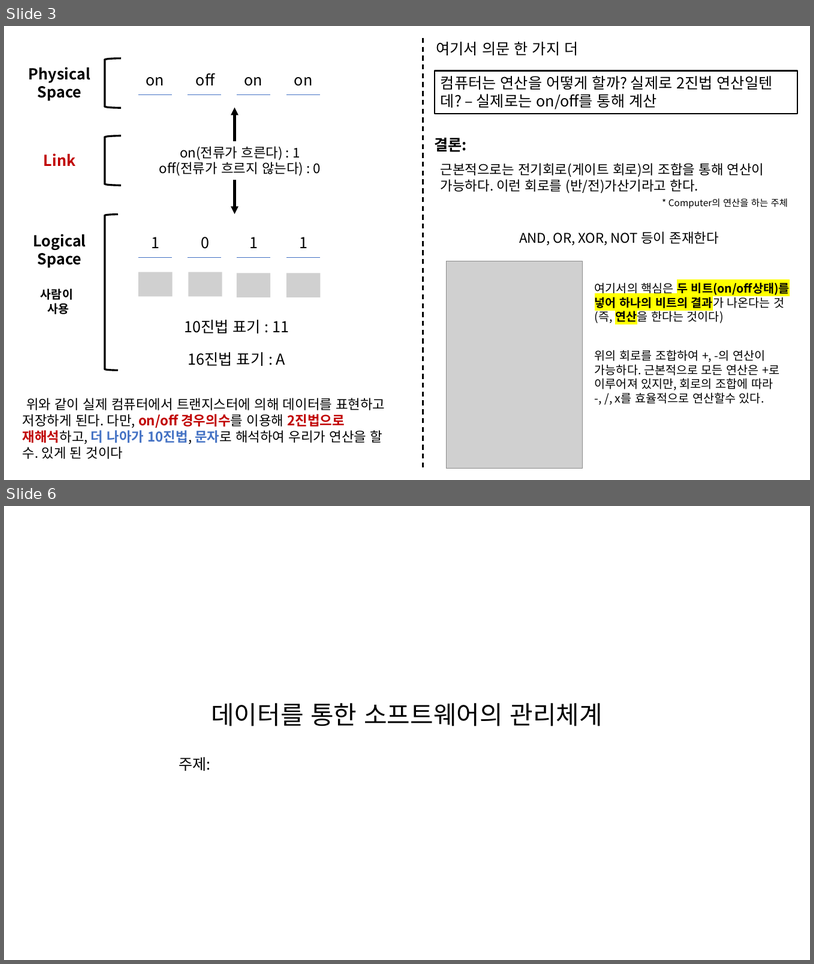
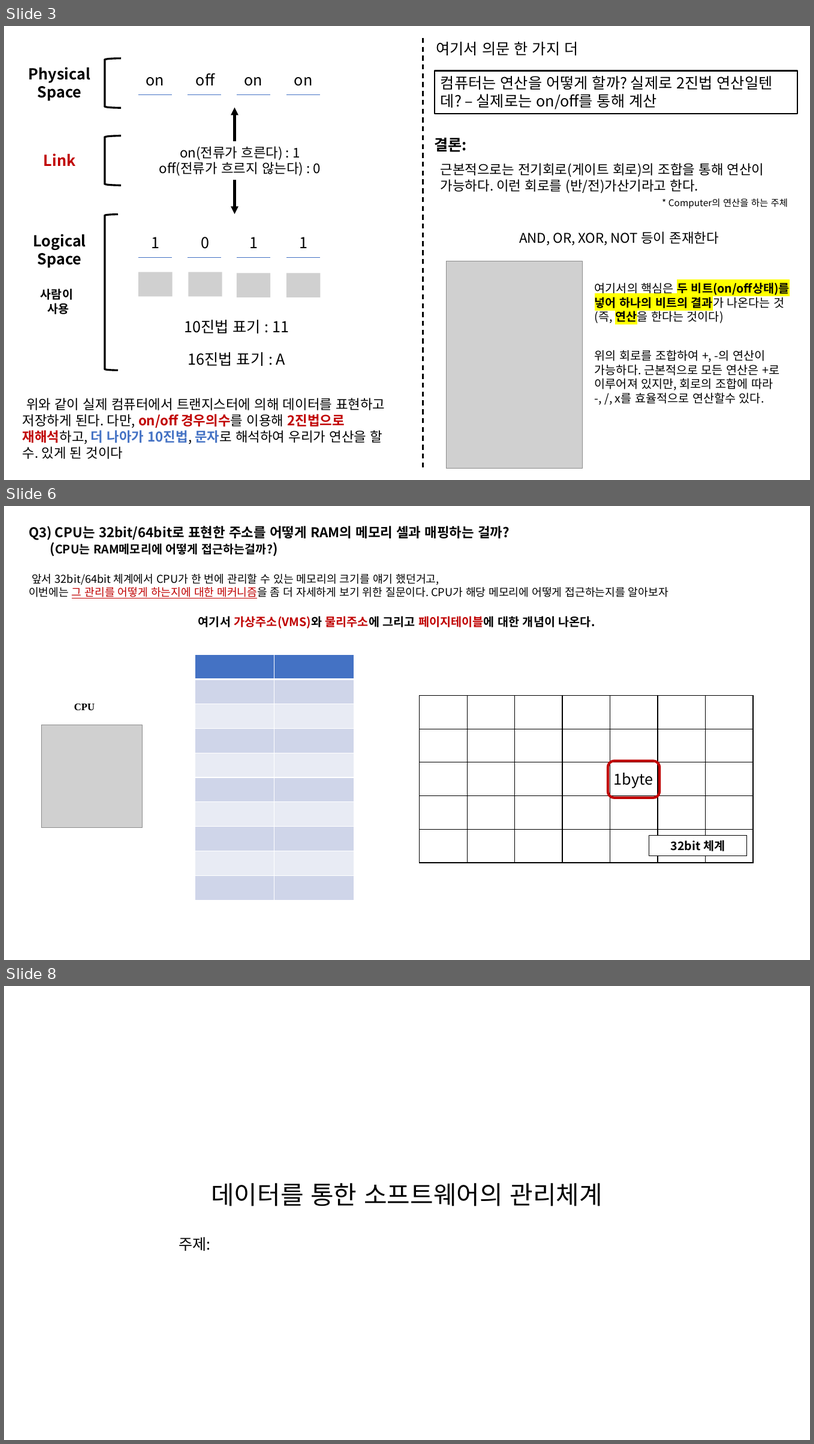
Before and after one commit to taehyuklee/C-CppStudy, a slide deck: CSwithC/CS-explanation.pptx. Shown one above the other, each under a label of ours: slides 3 and 6 before the commit, slides 3, 6 and 8 after it; the slides between them are not shown. The pictures are 814x964 and 814x1444 pixels, drawn with LibreOffice and Linux fonts; fonts in the diff are those of the drawing; grey boxes stand for pictures. Boxes give left, top, right and bottom in pixels: in the first picture for what was removed or moved away, otherwise in the second. Text is boxed around its words. In the diff, an @@ line names an element or a change of style, - is before the commit and + after.

Commit message:
Commit) 메모리개념

```diff
--- a/CSwithC/CS-explanation.pptx
+++ b/CSwithC/CS-explanation.pptx
@@ slide 6 added at bbox=[4, 506, 810, 960], background #FFFFFF @@
@@ text added at bbox=[29, 526, 510, 555], 16 pt, text #000000, bold @@
+Q3) CPU는 32bit/64bit로 표현한 주소를 어떻게 RAM의 메모리 셀과 매핑하는 걸까?
+(CPU는 RAM메모리에 어떻게 접근하는걸까?)
@@ text added at bbox=[29, 573, 669, 598], 13 pt, text #000000 @@
+앞서 32bit/64bit 체계에서 CPU가 한 번에 관리할 수 있는 메모리의 크기를 얘기 했던거고,
+이번에는 그 관리를 어떻게 하는지에 대한 메커니즘을 좀 더 자세하게 보기 위한 질문이다. CPU가 해당 메모리에 어떻게 접근하는지를 알아보자
@@ text added at bbox=[198, 616, 596, 628], 14 pt, text #C00000, bold @@
+여기서 가상주소(VMS)와 물리주소에 그리고 페이지테이블에 대한 개념이 나온다.
@@ table added at bbox=[195, 655, 354, 900], 10 rows, 2 columns @@
+ | 
+ | 
+ | 
+ | 
+ | 
+ | 
+ | 
+ | 
+ | 
+ | 
@@ text added at bbox=[74, 703, 95, 710], 12 pt, text #000000, bold @@
+CPU
@@ table added at bbox=[420, 696, 754, 862], 5 rows, 7 columns @@
+ |  |  |  |  |  | 
+ |  |  |  |  |  | 
+ |  |  |  |  |  | 
+ |  |  |  |  |  | 
+ |  |  |  |  |  | 
@@ picture added at bbox=[42, 724, 143, 827] @@
@@ rounded rectangle added at bbox=[608, 760, 660, 798], outline #C00000 3 pt @@
@@ text added at bbox=[614, 772, 654, 788], 18 pt, text #000000 @@
+1byte
@@ rectangle added at bbox=[650, 835, 747, 856], fill #FFFFFF, outline #000000 0.75 pt, 14 pt, text #000000, bold @@
+32bit 체계
@@ what was slide 6 is now slide 8 @@
```
Also in this commit, not shown: 2 slides changed, 1 other slide added.
